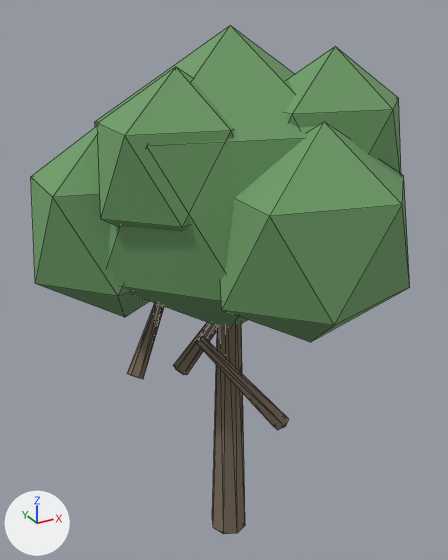
Renders of the glTF model frontend/public/tanggang/models/harbor/tree-broad.glb from each side of a commit.
One viewpoint serves both versions: a camera (50 mm lens) standing at (-0.879, -1.562, 1.784) and looking at (0.017, 0.067, 0.969). The lights are fixed; the arrows at lower left show +X, +Y and +Z. The older version comes first. Mesh edges are drawn as thin lines. Vertices at exactly the same position are counted once.

Before the edit, the objects in view are built like this:
```python
me_cone = bpy.data.meshes.new('Cone')
me_cone.from_pydata(...)  # 148 vertices, 248 faces; spans x -0.56..0.65, y -0.51..0.51, z 0.0..1.74
# faces by material slot: [108, 140]
me_cone.materials.append(mat_tree_bark)  # brown #7e6f5d
me_cone.materials.append(mat_tree_leaf)  # green #6f9e69
ob_treebroad = bpy.data.objects.new('TreeBroad', me_cone)
ob_treebroad.location = (0.0, 0.0, 0.0)
```
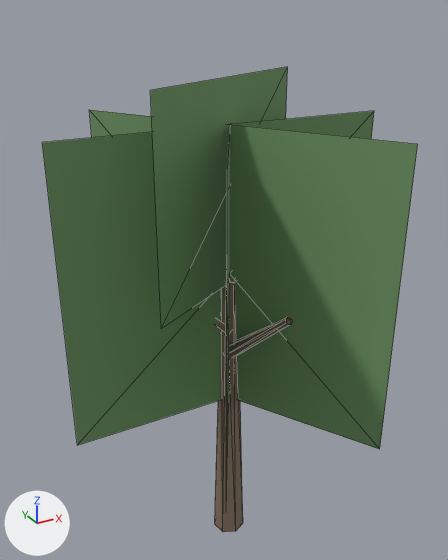
What differs and where, as boxes (x1, y1, x2, y2) in the pictures (448 x 560 px):
'TreeBroad', reshaped, turned
    before: (31, 25, 410, 534)
    after: (42, 67, 418, 532)
part 1 of me_cone, added (brown)
    after: (215, 280, 243, 532)
part 2 of me_cone, rebuilt
    before: (95, 25, 316, 328)
    after: (150, 67, 288, 329)
part 3 of me_cone, added (mostly hidden)
    after: (217, 320, 224, 333)
part 4 of me_cone, added
    after: (229, 317, 292, 357)
part 5 of me_cone, deleted
    before: (97, 46, 401, 430)
part 6 of me_cone, reshaped
    before: (31, 122, 410, 534)
    after: (42, 110, 418, 507)

The change in detail:
Material 'leaf' (mat_leaf) is new.
Its base color is (0.16, 0.3, 0.13) (green #6f9565).
Its roughness is 0.88.
Material 'bark' (mat_bark) is new.
Its base color is (0.22, 0.16, 0.11) (brown #816f5d).
Its roughness is 0.95.
me_cone is used by ob_treebroad; location (0.0, 0.0, 0.0).
me_cone had 148 vertices, 248 faces and spanned x -0.56..0.65, y -0.51..0.51, z 0.0..1.74.
me_cone no longer uses material mat_tree_bark (brown #7e6f5d).
me_cone no longer uses material mat_tree_leaf (green #6f9e69).
me_cone now has 72 vertices, 104 faces and spans x -0.53..0.53, y -0.46..0.46, z 0.0..1.61.
me_cone part 1: a new loose piece, a 7-sided cut cone along z (radius 0.05 at the low end, 0.03 at the high end) spanning x -0.05..0.05, y -0.05..0.05, z 0.0..1.0, in mat_bark (brown #816f5d).
me_cone part 2: the loose piece of 12 vertices spanning x -0.41..0.41, y -0.31..0.31, z 0.82..1.74 is rebuilt with 4 vertices and now spans x -0.31..0.31, y -0.18..0.18, z 0.99..1.61, in mat_leaf (green #6f9565).
me_cone part 3: a new loose piece of 14 vertices spanning x -0.02..0.25, y -0.15..0.02, z 0.8..1.06, in mat_bark (brown #816f5d).
me_cone part 4: a new loose piece of 14 vertices spanning x -0.06..0.02, y -0.02..0.27, z 0.72..0.97, in mat_bark (brown #816f5d).
me_cone part 5: 6 loose pieces with 72 vertices, spanning x -0.42..0.48, y -0.32..0.38, z 0.53..1.69, are deleted.
Part 6, on me_cone:
64 vertices are removed from x -0.56..0.65, y -0.51..0.51, z 0.0..1.54.
108 faces are deleted.
6 vertices are added at (0.53, 0.0, 0.56), (-0.53, 0.0, 0.56), (0.26, 0.46, 0.56), (-0.26, -0.46, 0.56), (-0.27, 0.46, 0.56), (0.27, -0.46, 0.56).
6 new vertices lie (0.0, 0.0, 0.92) away from vertices in x -0.53..0.53, y -0.46..0.46, z 0.56.
6 new faces join them, mat_leaf (green #6f9565).
Other edits to the shape of me_cone do not show in these pictures.
me_cone gains material mat_bark (brown #816f5d).
me_cone gains material mat_leaf (green #6f9565).
Object 'TreeBroad' (ob_treebroad) turns from (0, 0, 0) to (0, 0, 180) degrees about x, y and z.
